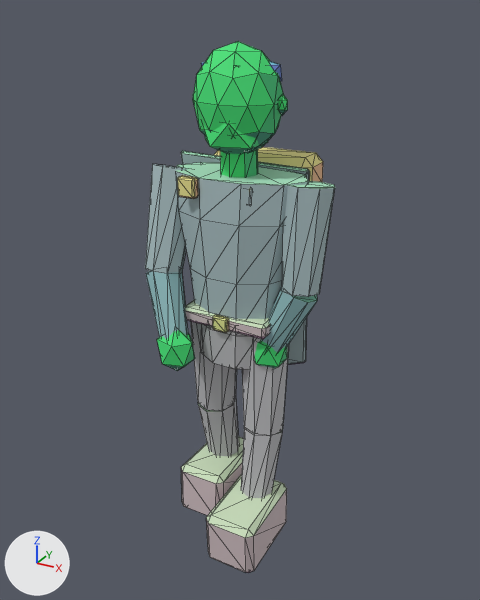
The glTF model assets/exports/npc/npc_refugee_down_r_v01.glb: old version first, new version second.
The view is the same before and after, from a 50 mm camera at (1.18, -2.14, 2.14) aimed at (0.0, 0.0, 1.07). Lighting does not change. The marker at lower left points along +X, +Y and +Z. The picture after the commit comes second. Mesh edges are drawn as thin lines. Vertices at exactly the same position are counted once.

The first picture shows 'GEO_npc_refugee_down_r_v01'.
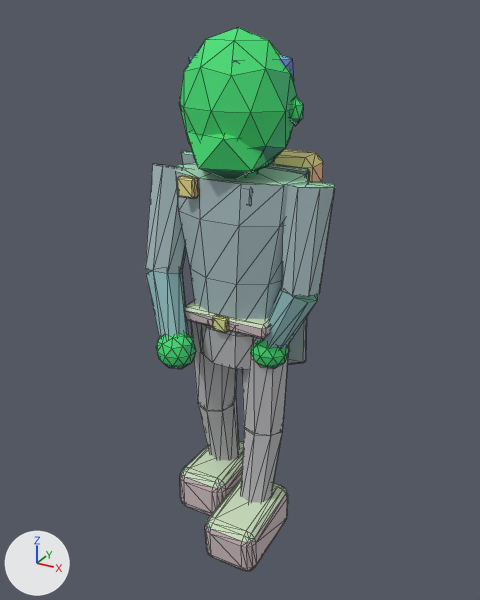
Changed parts and their boxes (x1, y1, x2, y2) in the pictures (480 x 600 px; the box of a moved part takes in the faces that stretch with it):
'GEO_npc_refugee_down_r_v01', reshaped
    before: (145, 41, 335, 573)
    after: (145, 27, 335, 571)
part 1 of me_geo_npc_refugee_down_r_v01, added (green)
    after: (179, 27, 297, 173)
part 2 of me_geo_npc_refugee_down_r_v01, added (green)
    after: (187, 131, 275, 179)
part 3 of me_geo_npc_refugee_down_r_v01, added
    after: (290, 96, 304, 126)
part 4 of me_geo_npc_refugee_down_r_v01, added
    after: (189, 55, 294, 80)
part 5 of me_geo_npc_refugee_down_r_v01, rebuilt
    before: (181, 437, 244, 516)
    after: (180, 440, 243, 516)
part 6 of me_geo_npc_refugee_down_r_v01, rebuilt (7% shorter)
    before: (206, 474, 287, 573)
    after: (205, 479, 288, 571)
part 7 of me_geo_npc_refugee_down_r_v01, deleted (green)
    before: (193, 41, 284, 153)
part 8 of me_geo_npc_refugee_down_r_v01, deleted
    before: (278, 94, 288, 115)
part 9 of me_geo_npc_refugee_down_r_v01, deleted (green)
    before: (203, 122, 268, 154)
part 10 of me_geo_npc_refugee_down_r_v01, deleted
    before: (201, 61, 282, 81)
part 11 of me_geo_npc_refugee_down_r_v01, built on
    before: (157, 330, 287, 371)
    after: (156, 333, 290, 369)
part 12 of me_geo_npc_refugee_down_r_v01, moved or reshaped (mostly hidden afterwards)
    before: (220, 149, 258, 177)
    after: (241, 170, 258, 177)

Patch to the scene script:
```diff
--- a/assets/exports/npc/npc_refugee_down_r_v01.glb.py
+++ b/assets/exports/npc/npc_refugee_down_r_v01.glb.py
@@ me_geo_npc_refugee_down_r_v01 @@
 # used by ob_geo_npc_refugee_down_r_v01; location = (0.0, 0.0, 0.0)
-me_geo_npc_refugee_down_r_v01.from_pydata(...)  # 538 vertices, 968 faces; spans x -0.38..0.38, y -0.33..0.31, z -0.01..2.04
+me_geo_npc_refugee_down_r_v01.from_pydata(...)  # 742 vertices, 1376 faces; spans x -0.38..0.38, y -0.34..0.31, z 0.0..2.08
+# me_geo_npc_refugee_down_r_v01 part 1: a new loose piece, an icosphere of 80 faces spanning x -0.21..0.21, y -0.2..0.18, z 1.57..2.08, in mat_mat_npc_indexed
+# me_geo_npc_refugee_down_r_v01 part 2: a new loose piece, an icosphere of 20 faces spanning x -0.16..0.16, y -0.2..0.08, z 1.56..1.81, in mat_mat_npc_indexed
+# me_geo_npc_refugee_down_r_v01 part 3: a new loose piece, an icosphere of 20 faces spanning x 0.192..0.249, y -0.026..0.018, z 1.767..1.868, in mat_mat_npc_indexed
+# me_geo_npc_refugee_down_r_v01 part 4: a new loose piece, an icosphere of 20 faces spanning x -0.2..0.2, y -0.14..0.17, z 1.85..2.03, in mat_mat_npc_indexed
+# me_geo_npc_refugee_down_r_v01 part 5: the loose piece of 24 vertices spanning x -0.23..-0.01, y -0.15..0.21, z 0.01..0.27 is rebuilt with 96 vertices and now spans x -0.24..-0.01, y -0.16..0.22, z 0.03..0.24
+# me_geo_npc_refugee_down_r_v01 part 6: the loose piece of 24 vertices spanning x 0.01..0.23, y -0.33..0.03, z -0.01..0.24 is rebuilt with 96 vertices and now spans x 0.01..0.24, y -0.34..0.04, z 0.0..0.22
+# me_geo_npc_refugee_down_r_v01 part 7: the loose piece of 42 vertices spanning x -0.16..0.16, y -0.15..0.13, z 1.64..2.04 is deleted
+# me_geo_npc_refugee_down_r_v01 part 8: the loose piece of 12 vertices spanning x 0.15..0.19, y -0.02..0.01, z 1.8..1.87 is deleted
+# me_geo_npc_refugee_down_r_v01 part 9: the loose piece of 12 vertices spanning x -0.12..0.12, y -0.14..0.08, z 1.64..1.83 is deleted
+# me_geo_npc_refugee_down_r_v01 part 10: the loose piece of 12 vertices spanning x -0.15..0.15, y -0.1..0.14, z 1.87..2.0 is deleted
+# me_geo_npc_refugee_down_r_v01 part 11: 16 vertices moved within x -0.22..0.22, y -0.29..0.01, z 0.87..0.95; 8 vertices removed from x -0.24..0.24, y -0.23..-0.05, z 0.81..1.01; 68 vertices added at x -0.24..0.24, y -0.3..0.02, z 0.83..0.99
+# me_geo_npc_refugee_down_r_v01 part 12: 8 vertices moved from x -0.07..0.07, y -0.07..0.07, z 1.7 to x -0.07..0.07, y -0.07..0.07, z 1.66
+# other edits to the shape of me_geo_npc_refugee_down_r_v01 do not show in these pictures
 me_geo_npc_refugee_down_r_v01.materials.append(mat_mat_npc_indexed)
```
